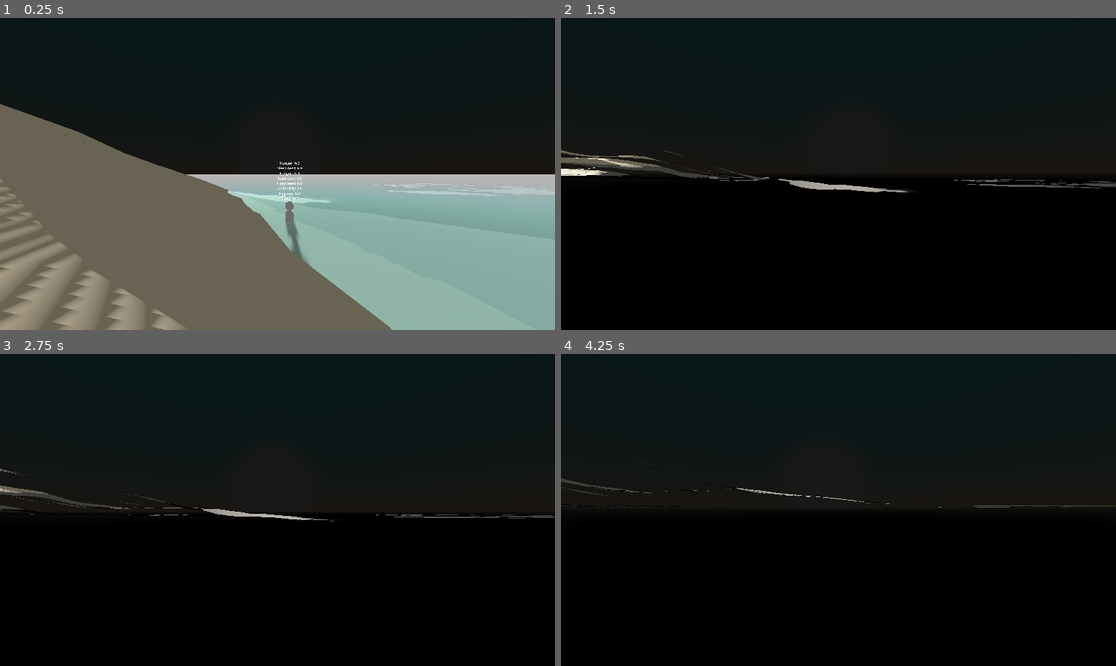
Above: before the commit, frames 1-4 (two rows, left to right).
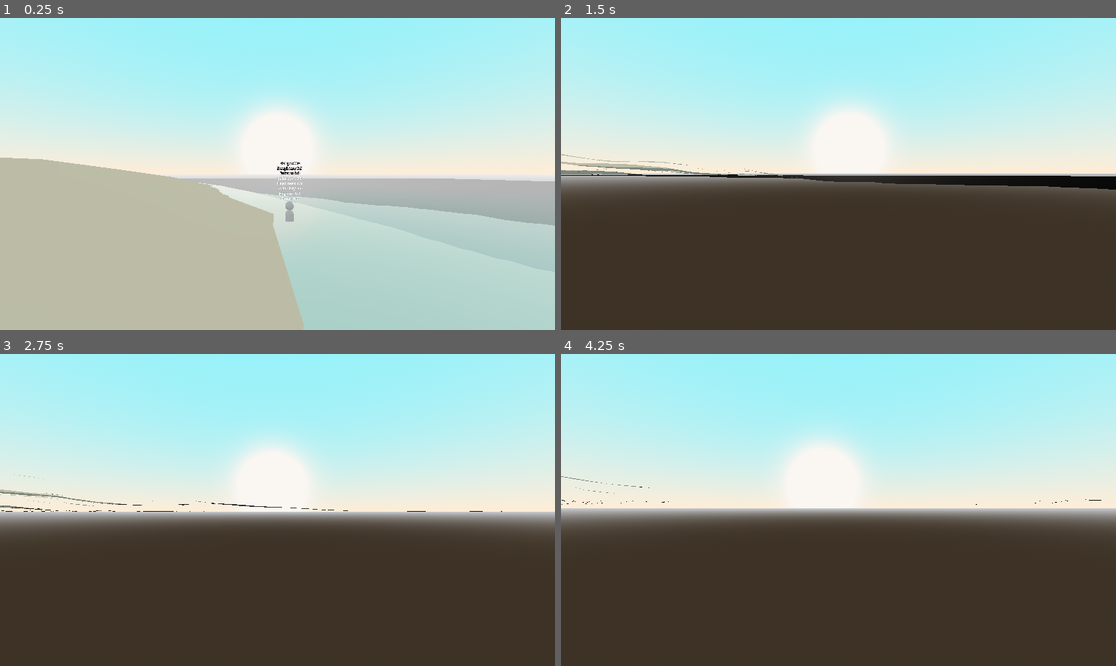
Above: after the commit, the same moments.

Repository: necarlson97/AI-Hamlet
Game: Godot game, scene res://scenes/main.tscn
Two runs of this game, one before a commit and one after it. Both use one fixed random seed, a clock stepped at 60 frames per second and the inputs below.
Inputs (mouse positions are in pixels of both pictures, inside the frame that each line leads up to):
- Up to frame 1 (0.25 s): no input
- Up to frame 2 (1.5 s): tap Enter at 0.5 s; move the mouse to (866, 174) at 0.52 s; hold Ctrl 0.53-1.28 s; hold W from 0.53 s (still down); tap Space at 0.77 s; move the mouse to (810, 174) at 1.27 s; tap Ctrl at 1.35 s
- Up to frame 3 (2.75 s): keep holding W; tap Space at 1.52 s; move the mouse to (288, 503) at 2.02 s; hold Ctrl from 2.03 s (still down)
- Up to frame 4 (4.25 s): keep holding W; move the mouse to (832, 516) at 2.77 s; release Ctrl at 2.78 s; tap Ctrl at 2.85 s; tap Space at 3.02, 3.77 s; move the mouse to (877, 513) at 3.52 s; hold Ctrl from 3.53 s (still down)

The runs differ from the first frame. In frame 1, 97% of the frame differs, in the area x 0-100%, y 0-100%; in frame 2, 99%; in frame 3, 100%; in frame 4, 100%.

Commit message:
Checkpoint with working image gen, some shadering

Diff:
--- /dev/null
+++ b/island.tres
@@ -0,0 +1,10 @@
+[gd_resource type="ShaderMaterial" load_steps=3 format=3 uid="uid://b5m5gqtafw5ae"]
+
+[ext_resource type="Shader" path="res://scenes/island.gdshader" id="1_ij7jy"]
+[ext_resource type="Texture2D" uid="uid://dcc5nai305k64" path="res://island_heightmap.png" id="2_33k25"]
+
+[resource]
+render_priority = 0
+shader = ExtResource("1_ij7jy")
+shader_parameter/max_height = 40.0
+shader_parameter/heightmap = ExtResource("2_33k25")
--- a/scenes/island.gdshader
+++ b/scenes/island.gdshader
@@ -19,23 +19,6 @@
     // Sample the height from the heightmap and adjust the vertex position
     float height = texture(heightmap, UV).r;
     VERTEX.y = height * max_height;
-
-	// Sample heights at nearby points to approximate derivatives
-    float height_x_plus = texture(heightmap, UV + vec2(0.01, 0.0)).r;  // Right
-    float height_x_minus = texture(heightmap, UV - vec2(0.01, 0.0)).r;  // Left
-    float height_y_plus = texture(heightmap, UV + vec2(0.0, 0.01)).r;  // Up
-    float height_y_minus = texture(heightmap, UV - vec2(0.0, 0.01)).r;  // Down
-
-    // Approximate partial derivatives
-    float ddx = (height_x_plus - height_x_minus) * 0.5;
-    float ddy = (height_y_plus - height_y_minus) * 0.5;
-
-    // Compute tangent and bitangent
-    vec3 tangent = vec3(0.01, ddx * max_height, 0.0);
-    vec3 bitangent = vec3(0.0, ddy * max_height, 0.01);
-
-    // Compute normal
-    NORMAL = normalize(cross(tangent, bitangent));
 }
 
 void fragment() {
@@ -53,4 +36,6 @@
 	ALBEDO = base_color;
     // Blend base color with slope color based on steepness
     vec3 final_color = mix(base_color, slope_color, clamp(slope, 0.0, 1.0));
+	ROUGHNESS = 1.0;
+	SPECULAR = 0.1;
 }
--- a/scenes/island.tscn
+++ b/scenes/island.tscn
@@ -1,7 +1,6 @@
-[gd_scene load_steps=11 format=3 uid="uid://w85ps3kir0ll"]
+[gd_scene load_steps=9 format=3 uid="uid://w85ps3kir0ll"]
 
-[ext_resource type="Shader" path="res://scenes/island.gdshader" id="1_0jimx"]
-[ext_resource type="Texture2D" uid="uid://dcc5nai305k64" path="res://island_heightmap.png" id="1_q2b2w"]
+[ext_resource type="Material" uid="uid://b5m5gqtafw5ae" path="res://island.tres" id="1_lh5mp"]
 [ext_resource type="Shader" path="res://scenes/water.gdshader" id="3_msxad"]
 
 [sub_resource type="ProceduralSkyMaterial" id="ProceduralSkyMaterial_uk25m"]
@@ -13,22 +12,15 @@
 
 [sub_resource type="Environment" id="Environment_fsmin"]
 background_mode = 2
-background_energy_multiplier = 0.1
 sky = SubResource("Sky_x3sjv")
 ambient_light_color = Color(1, 1, 1, 1)
 ambient_light_sky_contribution = 0.1
-ambient_light_energy = 0.1
+ambient_light_energy = 0.2
 tonemap_mode = 2
-
-[sub_resource type="ShaderMaterial" id="ShaderMaterial_d1n7n"]
-render_priority = 0
-shader = ExtResource("1_0jimx")
-shader_parameter/max_height = 70.0
-shader_parameter/heightmap = ExtResource("1_q2b2w")
 
 [sub_resource type="PlaneMesh" id="PlaneMesh_udq8u"]
 lightmap_size_hint = Vector2i(10002, 10002)
-material = SubResource("ShaderMaterial_d1n7n")
+material = ExtResource("1_lh5mp")
 size = Vector2(2000, 2000)
 subdivide_width = 256
 subdivide_depth = 256
@@ -47,13 +39,14 @@
 transform = Transform3D(1, 0, 0, 0, -0.993292, 0.115631, 0, -0.115631, -0.993292, 0, 894.046, 0)
 light_color = Color(0.956863, 0.92549, 0.890196, 1)
 light_angular_distance = 9.43
-shadow_enabled = true
+shadow_normal_bias = 10.0
+shadow_reverse_cull_face = true
 
 [node name="WorldEnvironment" type="WorldEnvironment" parent="."]
 environment = SubResource("Environment_fsmin")
 
 [node name="Land" type="MeshInstance3D" parent="."]
-transform = Transform3D(1, 0, 0, 0, 1, 0, 0, 0, 1, 0, -24.297, 0)
+transform = Transform3D(1, 0, 0, 0, 1, 0, 0, 0, 1, 0, -16.5048, 0)
 gi_lightmap_scale = 3
 mesh = SubResource("PlaneMesh_udq8u")
 
--- a/scenes/main.tscn
+++ b/scenes/main.tscn
@@ -11,7 +11,7 @@
 transform = Transform3D(1, 0, 0, 0, 1, 0, 0, 0, 1, -0.541968, 2.09573, 9.05443)
 
 [node name="Island" parent="." instance=ExtResource("1_5gj7v")]
-transform = Transform3D(1, 0, 0, 0, 1, 0, 0, 0, 1, -333.61, 0, 173.584)
+transform = Transform3D(1, 0, 0, 0, 1, 0, 0, 0, 1, -321.35, 0, 173.584)
 
 [node name="Sun" parent="." instance=ExtResource("2_y8t1k")]
 
